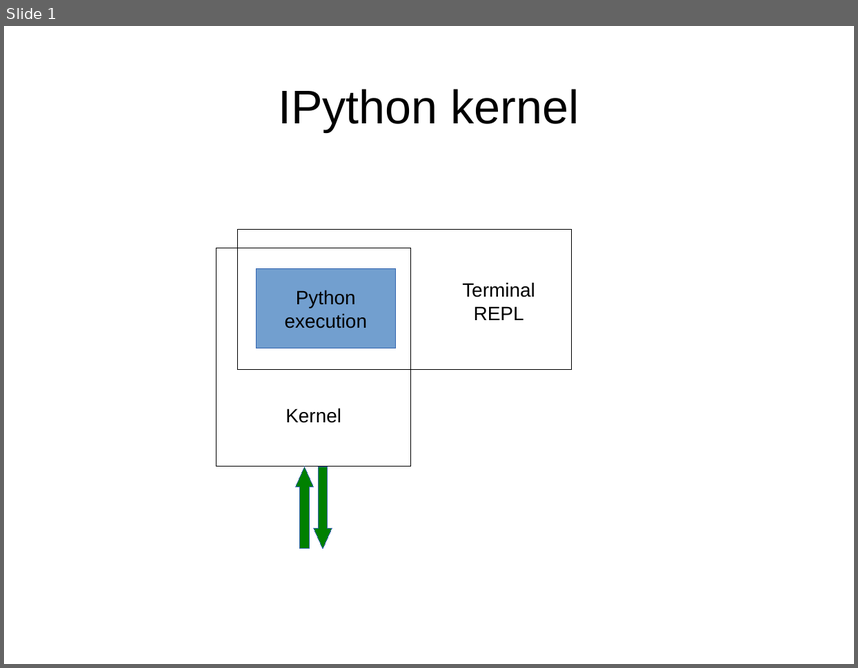
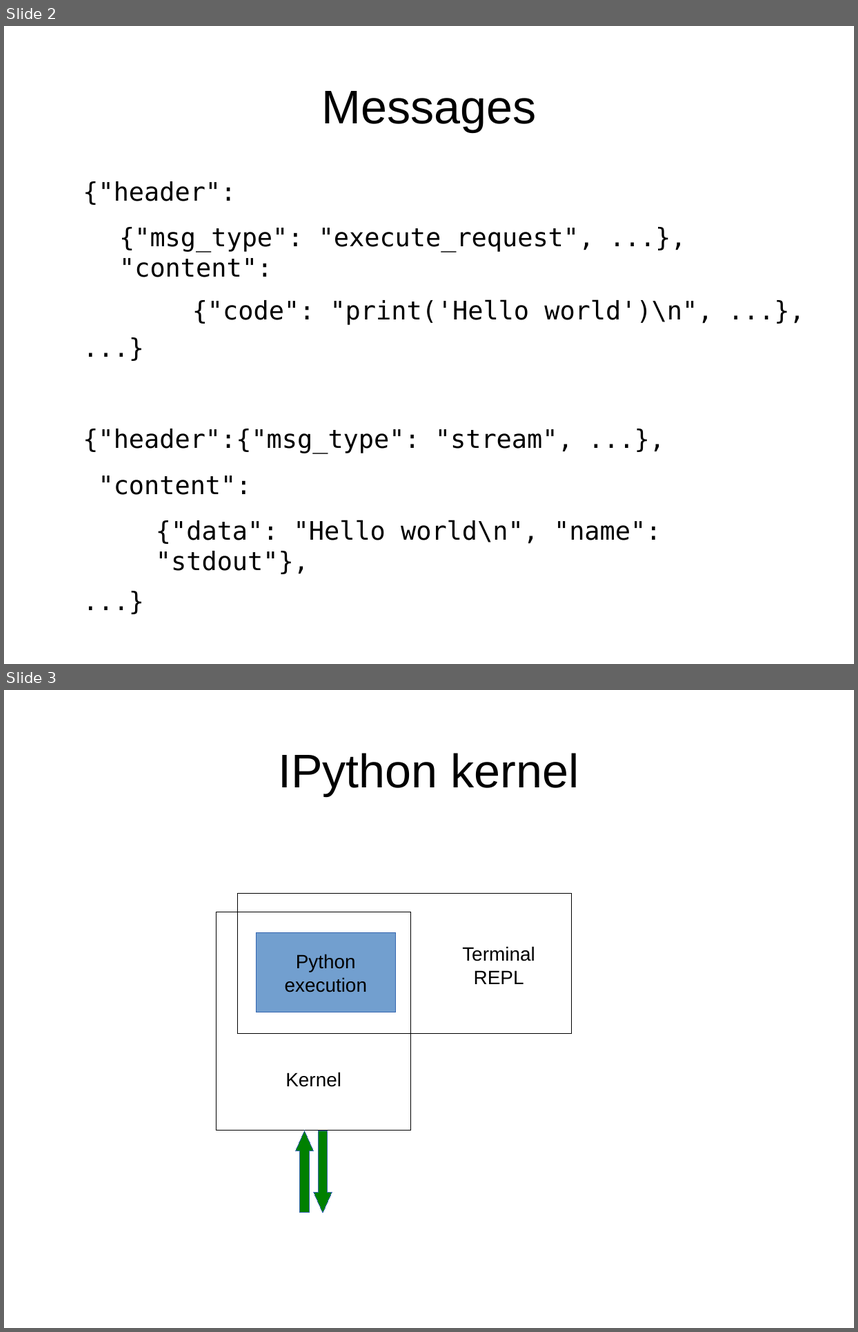
Before and after one commit to ipython/front-to-back, a slide deck: presentation.odp. Shown one above the other, each under a label of ours: slide 1 before the commit, slides 2 and 3 after it. The pictures are 858x668 and 858x1332 pixels, drawn with LibreOffice and Linux fonts; fonts in the diff are those of the drawing. Boxes give left, top, right and bottom in pixels: in the first picture for what was removed or moved away, otherwise in the second. Text is boxed around its words. In the diff, an @@ line names an element or a change of style, - is before the commit and + after.

```diff
--- a/presentation.odp
+++ b/presentation.odp
@@ slide 2 added at box(4, 26, 854, 664), background #FFFFFF @@
@@ title added at box(321, 91, 536, 132), 44 pt, text #000000 @@
+Messages
@@ text added at box(83, 181, 713, 544), 23.8 pt, text #000000 @@
+{"header":
+  {"msg_type": "execute_request", ...}, "content":
+      {"code": "print('Hello world')\n", ...},
+...}
+{"header":{"msg_type": "stream", ...},
+"content":
+    {"data": "Hello world\n", "name": "stdout"},
+...}
@@ what was slide 1 is now slide 3 @@
```
Also in this commit, not shown: 2 slides changed, 1 other slide added.
